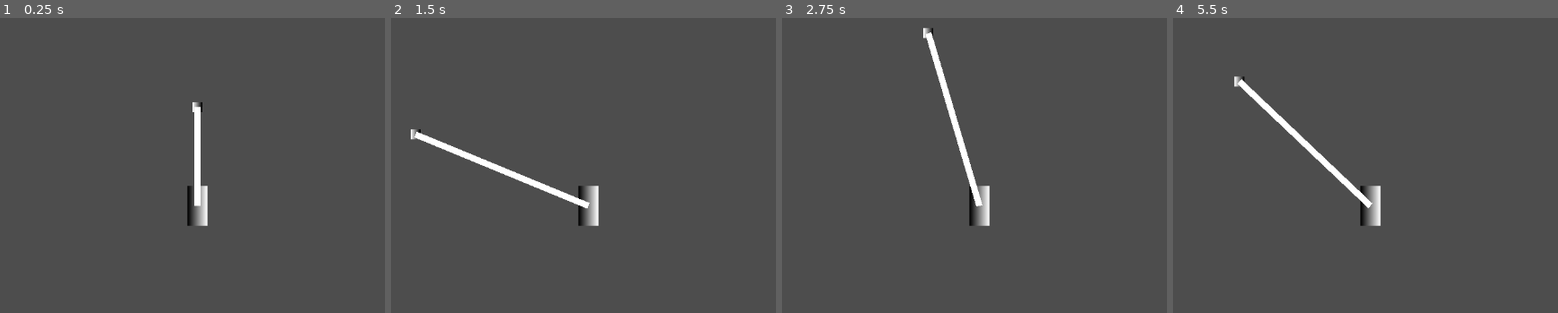
Above: before the commit, frames 1-4 (left to right).
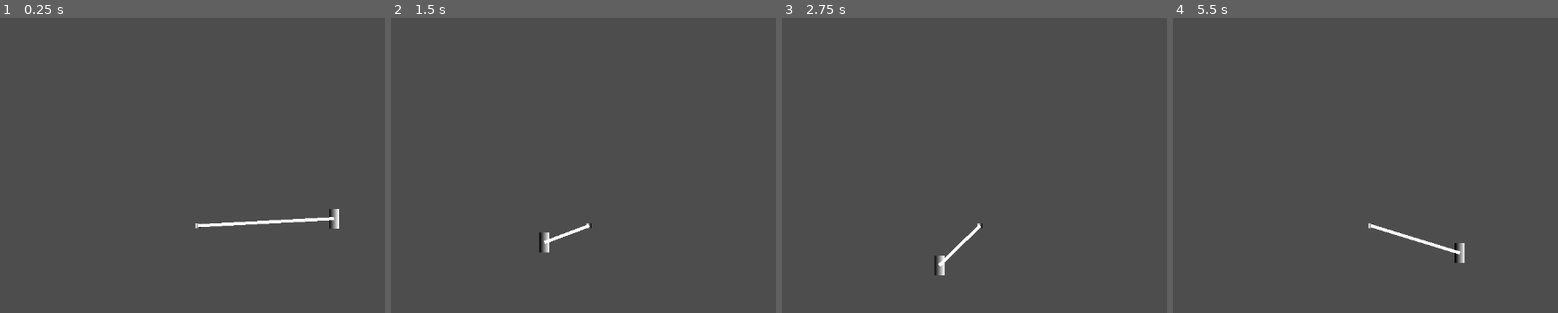
Above: after the commit, the same moments.

Repository: Blulow/majorjam
Game: Godot game, scene res://scenes/game.tscn
Same seed, same stepped clock (60 frames per second), same inputs: the game is played once before the commit and once after it.
Inputs:
- Up to frame 1 (0.25 s): no input
- Up to frame 2 (1.5 s): hold Right (right) from 0.53 s (still down); tap Up (jump, bound only before the commit) at 0.6, 0.77, 1.07, 1.35 s
- Up to frame 3 (2.75 s): tap Up (jump, bound only before the commit) at 1.52, 1.82, 2.1 s; release Right (right) at 2.03 s; hold Left (left) from 2.03 s (still down)
- Up to frame 4 (5.5 s): release Left (left) at 2.78 s; hold Right (right) 2.78-4.28 s; tap Up (jump, bound only before the commit) at 2.85, 3.02, 3.32, 3.6, 3.77, 4.07, 4.35, 4.52, 4.82, 5.1 s; hold Left (left) 4.28-5.03 s; hold Right (right) from 5.03 s (still down)

The runs differ from the first frame. In frame 1, 1.7% of the frame differs, in the area x 48-89%, y 28-72%; in frame 2, 2.0%; in frame 3, 2.0%; in frame 4, 2.1%, in the area x 15-76%, y 19-83%.

Commit message:
fix: rope physics

Diff:
--- a/project.godot
+++ b/project.godot
@@ -29,11 +29,17 @@
 , Object(InputEventKey,"resource_local_to_scene":false,"resource_name":"","device":-1,"window_id":0,"alt_pressed":false …(183 unchanged characters)…
 ]
 }
-jump={
+up={
 "deadzone": 0.2,
 "events": [Object(InputEventKey,"resource_local_to_scene":false,"resource_name":"","device":-1,"window_id":0,"alt_press …(195 unchanged characters)…
 , Object(InputEventKey,"resource_local_to_scene":false,"resource_name":"","device":-1,"window_id":0,"alt_pressed":false …(183 unchanged characters)…
 , Object(InputEventKey,"resource_local_to_scene":false,"resource_name":"","device":-1,"window_id":0,"alt_pressed":false …(182 unchanged characters)…
+]
+}
+down={
+"deadzone": 0.2,
+"events": [Object(InputEventKey,"resource_local_to_scene":false,"resource_name":"","device":-1,"window_id":0,"alt_pressed":false,"shift_pressed":false,"ctrl_pressed":false,"meta_pressed":false,"pressed":false,"keycode":0,"physical_keycode":4194322,"key_label":0,"unicode":0,"location":0,"echo":false,"script":null)
+, Object(InputEventKey,"resource_local_to_scene":false,"resource_name":"","device":-1,"window_id":0,"alt_pressed":false,"shift_pressed":false,"ctrl_pressed":false,"meta_pressed":false,"pressed":false,"keycode":0,"physical_keycode":83,"key_label":0,"unicode":115,"location":0,"echo":false,"script":null)
 ]
 }
 shoot={
--- a/scenes/anchor.tscn
+++ b/scenes/anchor.tscn
@@ -1,6 +1,4 @@
 [gd_scene format=3 uid="uid://bgmor4w06xkc5"]
-
-[ext_resource type="Script" uid="uid://cj0or6ihyeq7g" path="res://scripts/anchor.gd" id="1_gdjek"]
 
 [sub_resource type="Gradient" id="Gradient_gdjek"]
 colors = PackedColorArray(1, 1, 1, 1, 0, 0, 0, 1)
@@ -11,7 +9,6 @@
 height = 16
 
 [node name="Anchor" type="StaticBody2D" unique_id=791452708]
-script = ExtResource("1_gdjek")
 
 [node name="Sprite2D" type="Sprite2D" parent="." unique_id=1669435227]
 texture = SubResource("GradientTexture2D_hs5qy")
--- /dev/null
+++ b/scenes/components/rope_reel.tscn
@@ -0,0 +1,6 @@
+[gd_scene format=3 uid="uid://cddmklcnwb7mx"]
+
+[ext_resource type="Script" uid="uid://cp6qjwei0ye70" path="res://scripts/rope/rope_reel.gd" id="1_dpug4"]
+
+[node name="RopeReel" type="Node2D" unique_id=1981682575]
+script = ExtResource("1_dpug4")
--- a/scenes/game.tscn
+++ b/scenes/game.tscn
@@ -6,15 +6,15 @@
 
 [node name="Game" type="Node2D" unique_id=1213886240]
 
+[node name="Camera2D" type="Camera2D" parent="." unique_id=3078971]
+position = Vector2(-2, -64)
+zoom = Vector2(0.5, 0.5)
+
 [node name="Player" parent="." unique_id=477849407 instance=ExtResource("2_yqjtg")]
-position = Vector2(0, -72)
-
-[node name="Camera2D" type="Camera2D" parent="Player" unique_id=3078971]
+position = Vector2(570, -71)
 
 [node name="Anchor" parent="." unique_id=2015515689 instance=ExtResource("3_lnu2h")]
-position = Vector2(0, -198)
 
 [node name="Rope" parent="." unique_id=1075735704 node_paths=PackedStringArray("obj1", "obj2") instance=ExtResource("4_lbhrr")]
-position = Vector2(0, -198)
 obj1 = NodePath("../Player")
 obj2 = NodePath("../Anchor")
--- a/scenes/rope.tscn
+++ b/scenes/rope.tscn
@@ -3,6 +3,7 @@
 [ext_resource type="Script" uid="uid://3q8pe12eka62" path="res://scripts/rope/rope.gd" id="1_icxtj"]
 [ext_resource type="PackedScene" uid="uid://ccvjkjhj41m7v" path="res://scenes/components/rope_spring.tscn" id="2_ghbyf"]
 [ext_resource type="Script" uid="uid://x2vg5dawig73" path="res://scripts/rope/rope_line.gd" id="3_vlfmi"]
+[ext_resource type="PackedScene" uid="uid://cddmklcnwb7mx" path="res://scenes/components/rope_reel.tscn" id="4_l37dg"]
 
 [node name="Rope" type="Node2D" unique_id=557276012]
 script = ExtResource("1_icxtj")
@@ -13,3 +14,6 @@
 [node name="RopeLine" type="Line2D" parent="." unique_id=1691879384 node_paths=PackedStringArray("rope")]
 script = ExtResource("3_vlfmi")
 rope = NodePath("..")
+
+[node name="RopeReel" parent="." unique_id=1981682575 node_paths=PackedStringArray("rope") instance=ExtResource("4_l37dg")]
+rope = NodePath("..")
--- a/scripts/anchor.gd
+++ /dev/null
@@ -1 +0,0 @@
-extends Node2D
--- a/scripts/physics_adapters/character_adapter.gd
+++ b/scripts/physics_adapters/character_adapter.gd
@@ -9,5 +9,7 @@
 func set_position(p: Vector2) -> void: body.global_position = p
 func get_velocity() -> Vector2: return body.velocity
 func set_velocity(v: Vector2) -> void:
-	body.velocity = v
-	body.move_and_slide()
+	body.get_node("ControlledMovement").external_vel = v
+	#body.move_and_slide()
+func add_velocity(v: Vector2) -> void:
+	body.get_node("ControlledMovement").external_vel += v
--- a/scripts/physics_adapters/physics_adapter.gd
+++ b/scripts/physics_adapters/physics_adapter.gd
@@ -5,3 +5,4 @@
 func set_position(p: Vector2) -> void: pass
 func get_velocity() -> Vector2: return Vector2.ZERO
 func set_velocity(v: Vector2) -> void: pass
+func add_velocity(v: Vector2) -> void: pass
--- a/scripts/player/controlled_movement.gd
+++ b/scripts/player/controlled_movement.gd
@@ -6,17 +6,21 @@
 const JUMP_VELOCITY = -400.0
 const GRAVITY = 980.0
 
+var internal_vel: Vector2
+var external_vel: Vector2
+
 func _physics_process(delta: float) -> void:
 	if not body.is_on_floor():
-		body.velocity.y += GRAVITY * delta
+		internal_vel.y += GRAVITY * delta
 
 	if Input.is_action_just_pressed("jump") and body.is_on_floor():
-		body.velocity.y = JUMP_VELOCITY
+		internal_vel.y = JUMP_VELOCITY
 
 	var direction := Input.get_axis("left", "right")
 	if direction:
-		body.velocity.x = direction * SPEED
+		internal_vel.x = direction * SPEED
 	else:
-		body.velocity.x = move_toward(body.velocity.x, 0, SPEED)
+		internal_vel.x = move_toward(internal_vel.x, 0, SPEED)
 
+	body.velocity = internal_vel + external_vel
 	body.move_and_slide()
--- a/scripts/rope/rope.gd
+++ b/scripts/rope/rope.gd
@@ -2,4 +2,4 @@
 
 @export var obj1: Node2D
 @export var obj2: Node2D
-var max_length: float = 300.0
+var max_length: float = 10.0
--- /dev/null
+++ b/scripts/rope/rope_reel.gd
@@ -0,0 +1,15 @@
+extends Node2D
+
+@export var rope: Node2D
+
+const REEL_LENGTH: float = 1.0
+const MAX_LENGTH: float = 500.0
+const MIN_LENGTH: float = 1.0
+
+func _process(delta: float) -> void:
+	if Input.is_action_pressed("up"):
+		if rope.max_length > MIN_LENGTH:
+			rope.max_length -= REEL_LENGTH
+	elif Input.is_action_pressed("down"):
+		if rope.max_length < MAX_LENGTH:
+			rope.max_length += REEL_LENGTH
--- a/scripts/rope/rope_spring.gd
+++ b/scripts/rope/rope_spring.gd
@@ -2,7 +2,7 @@
 
 @export var rope: Node2D
 @export var spring_strength: float = 10
-@export var damping : float = 10
+@export var damping : float = 2
 
 func _physics_process(delta: float) -> void:
 	if rope.obj1 == null or rope.obj2 == null: return
@@ -12,24 +12,17 @@
 	var pa = a.get_position()
 	var pb = b.get_position()
 
-	var delta_vec = pa - pb
-	var dist = delta_vec.length()
+	var dir = pa.direction_to(pb)
+	var dist = pa.distance_to(pb)
+	var stretch = dist - rope.max_length
 
-	if dist <= rope.max_length or dist == 0:
-		return
-
-	var dir = delta_vec / dist
-	var stretch = dist - rope.max_length
-	var correction = dir * stretch * 0.5
+	if stretch <= 0: return
 
 	var va = a.get_velocity()
 	var vb = b.get_velocity()
-	var rel_vel = (va - vb).dot(dir)
+	var vel_dot = va.dot(dir)
 
-	if rel_vel > 0:
-		var damp = dir * rel_vel * 1.8
-		a.set_velocity(va - damp)
-		b.set_velocity(vb + damp)
-
-	a.set_position(pa - correction)
-	b.set_position(pb + correction)
+	var spring = stretch * spring_strength
+	var damp = -damping * vel_dot
+	var force = dir * (spring + damp)
+	a.add_velocity(force * delta)
Not shown, removed: scripts/anchor.gd.uid
Not shown, added: scripts/rope/rope_reel.gd.uid
